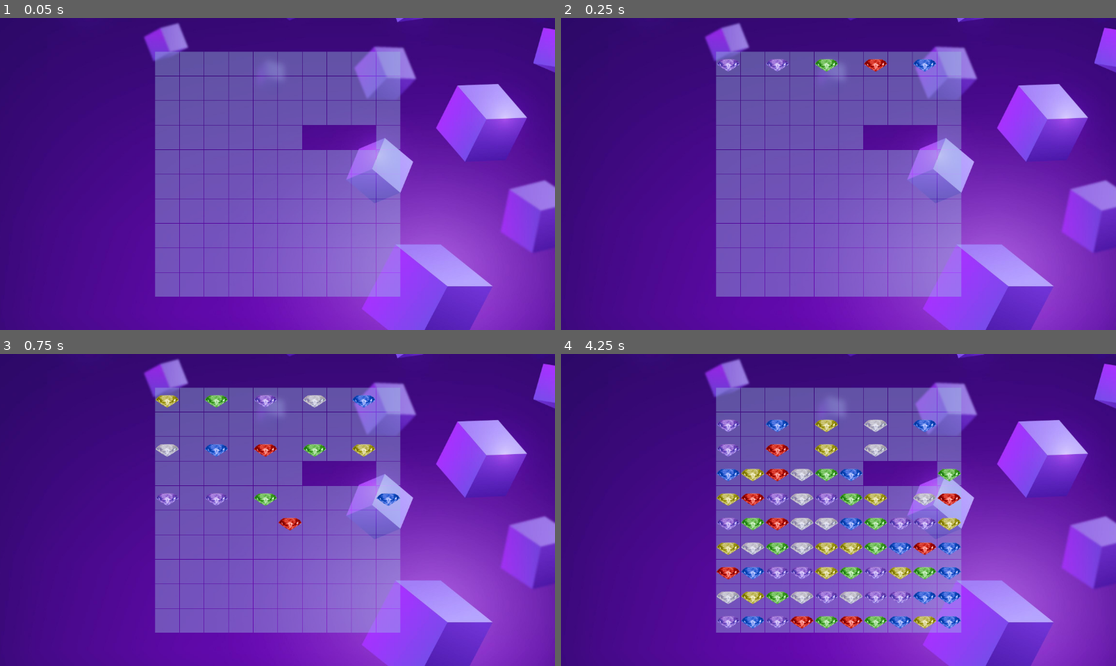
Above: before the commit, frames 1-4 (two rows, left to right).
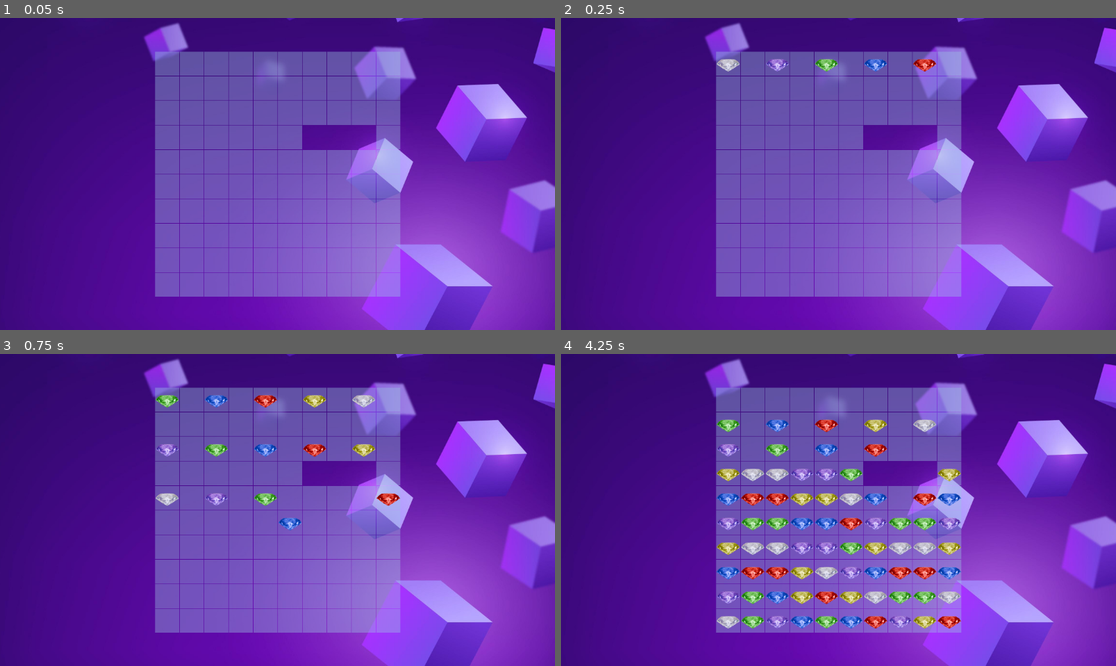
Above: after the commit, the same moments.

Repository: Medex81/LadyJu
Game: Godot game, scene res://game/scenes/game_field/game_field.tscn
The game is run twice, just before and just after one commit, with the same random seed, the same clock (stepped at 60 frames per second) and the same inputs.
Inputs:
- Up to frame 1 (0.05 s): no input
- Up to frame 2 (0.25 s): no input
- Up to frame 3 (0.75 s): no input
- Up to frame 4 (4.25 s): no input

Frame 1 is identical in both runs. In frame 2, 0.3% of the frame differs, in the area x 28-68%, y 13-18%; in frame 3, 1.3%; in frame 4, 7.2%, in the area x 28-73%, y 20-88%.

Commit message:
Change the random spawn type to sequential iteration.

Diff:
--- a/game/logic/match3_core.gd
+++ b/game/logic/match3_core.gd
@@ -15,8 +15,8 @@
 var _rows:int = 0
 var _size:int = 0
 var _cells:Array
-var _result = UpdateResult.new()
-var _shift = 0
+var _result:UpdateResult = UpdateResult.new()
+var _spawn_index:int = 0
 
 func _init(cols:int, rows:int):
 	for col in range(cols):
@@ -51,7 +51,10 @@
 	return false
 
 func spawn(col:int, row:int, result:UpdateResult):
-	var new_item = EItemTypes.get(EItemTypes.keys().pick_random(), 0)
+	var new_item = _spawn_index
+	_spawn_index += 1
+	if _spawn_index == EItemTypes.size():
+		_spawn_index = 0
 	_cells[col][row].add_item(ItemModel.new(false, new_item))
 	var in_flat_index = col + row * _cols
 	_result.spawns.append([in_flat_index, new_item])
